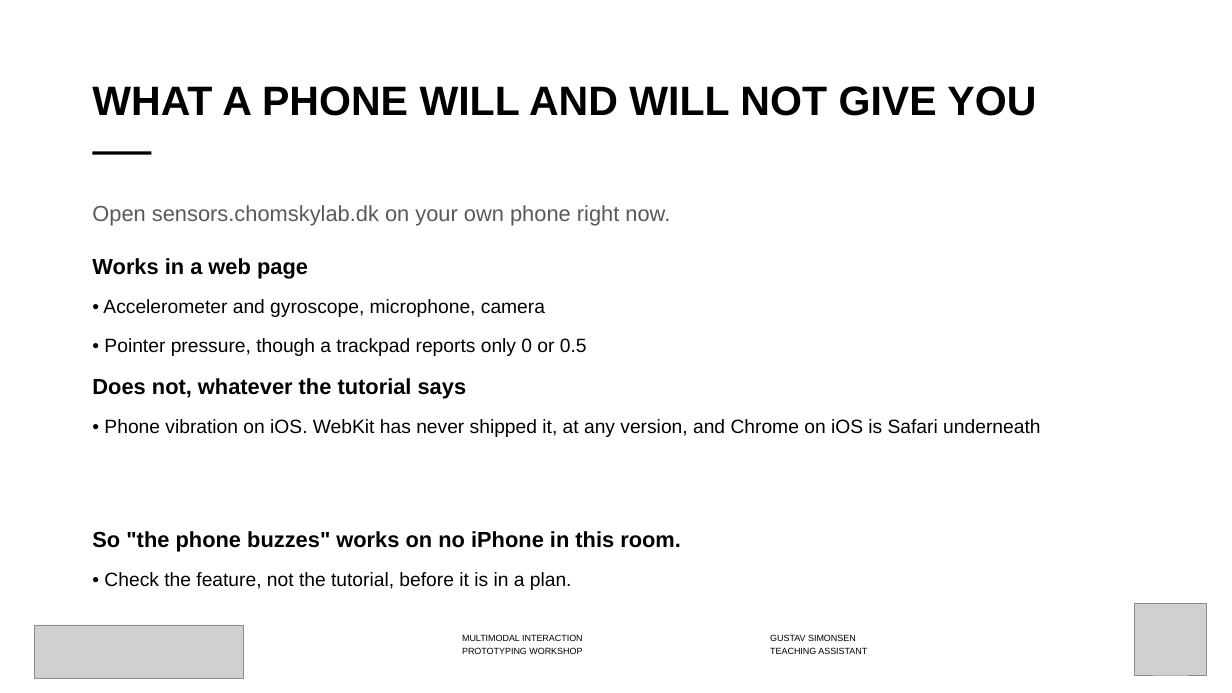
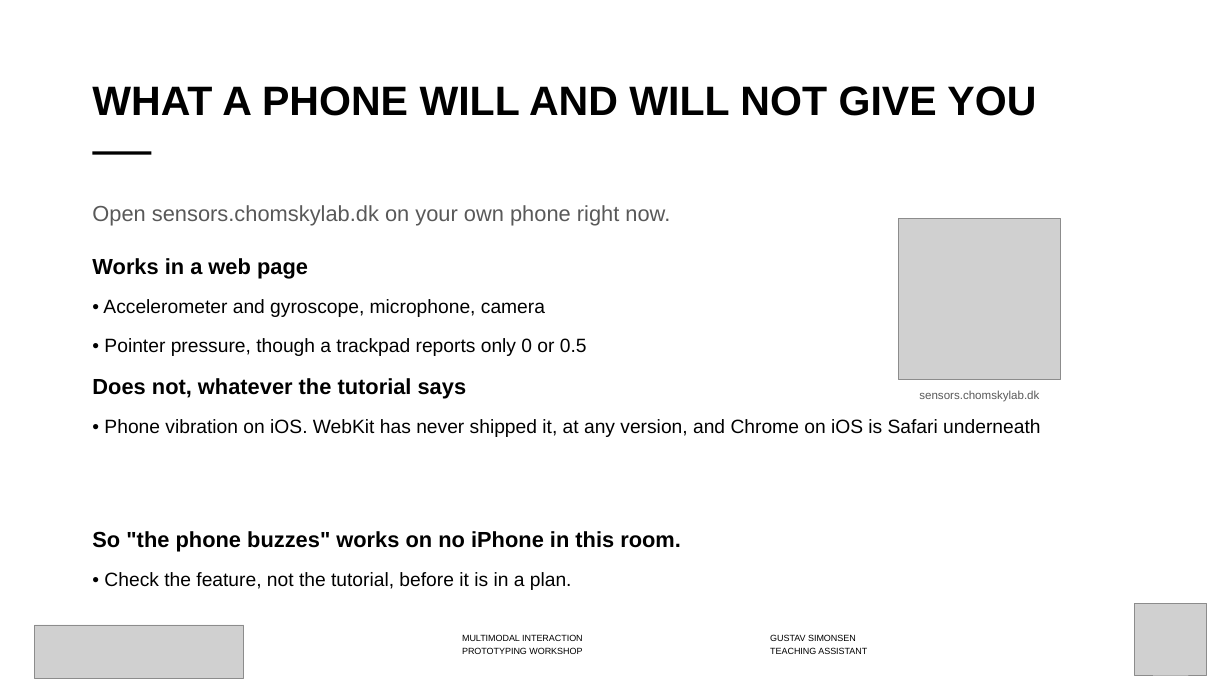
Before and after one commit to labtools-au/multimodal-actuator-workshop, a slide deck: slide 25 of docs/multimodal-actuator-workshop.pptx. Drawn at 1232x693 pixels with LibreOffice and Linux fonts; fonts in the diff are those of the drawing; grey boxes stand for pictures; background and template pictures are left out. Boxes give left, top, right and bottom in pixels: in the first picture for what was removed or moved away, otherwise in the second. Text is boxed around its words. In the diff, an @@ line names an element or a change of style, - is before the commit and + after.

```diff
--- a/docs/multimodal-actuator-workshop.pptx
+++ b/docs/multimodal-actuator-workshop.pptx
@@ picture added at box(898, 218, 1060, 380) @@
@@ text added at box(919, 390, 1039, 402), 9 pt, text #595959 @@
+sensors.chomskylab.dk
```
Also in this commit, not shown: 2 other slides changed, 6 other files.
